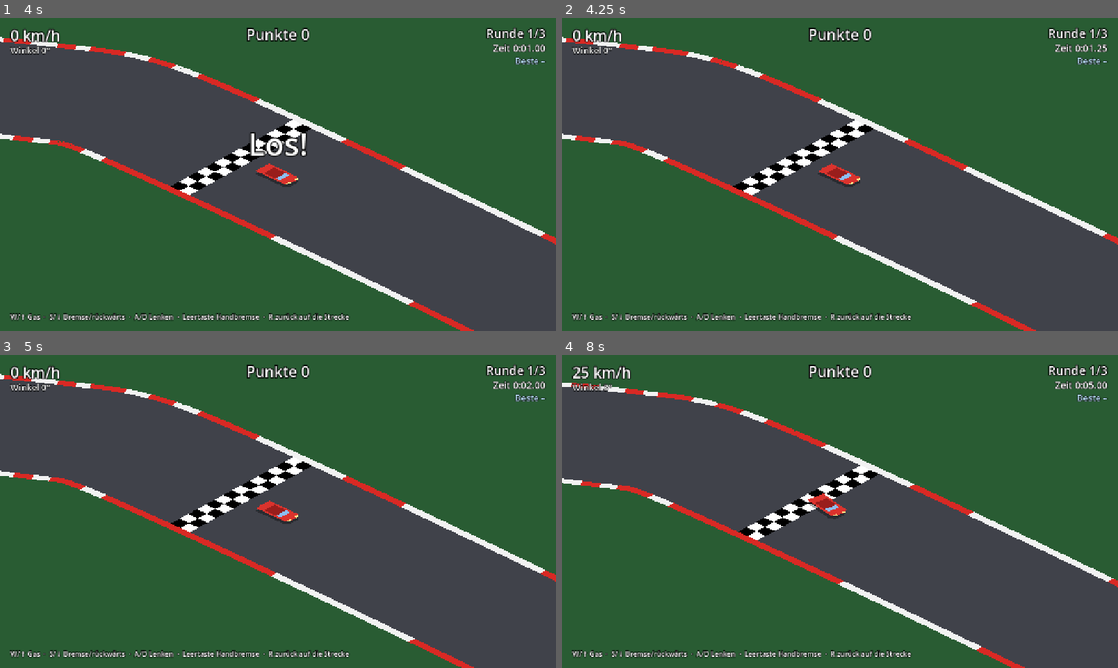
Above: before the commit, frames 1-4 (two rows, left to right).
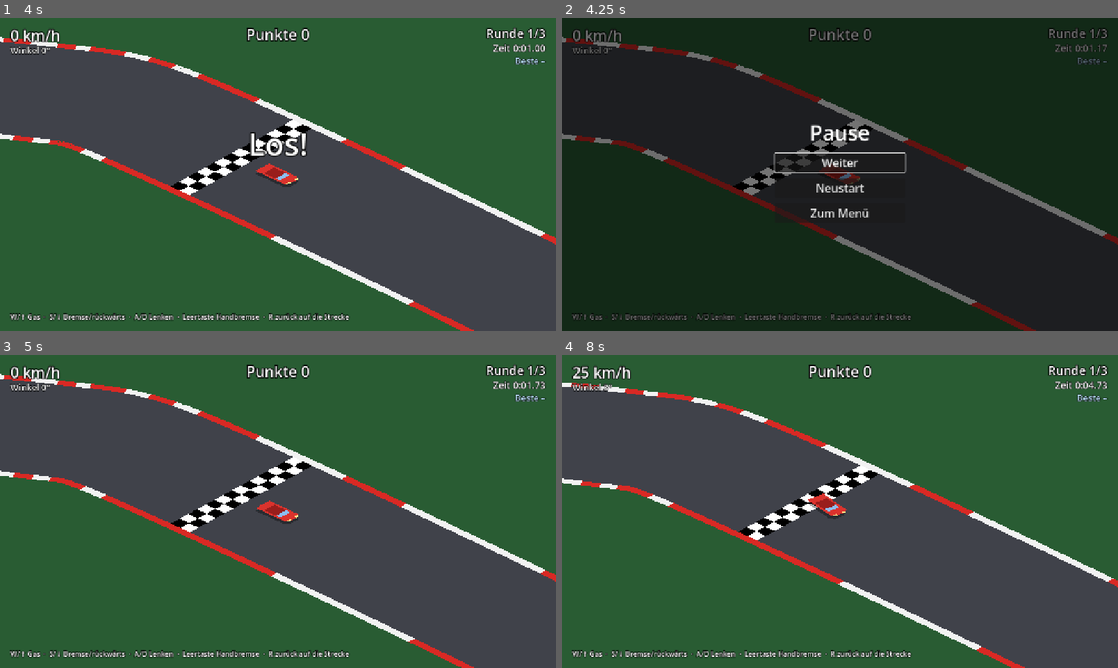
Above: after the commit, the same moments.

Repository: Mayo73/agenthub-backup
Game: Godot game, scene res://scenes/main.tscn
Same seed, same stepped clock (60 frames per second), same inputs: the game is played once before the commit and once after it.
Inputs:
- Up to frame 1 (4 s): tap Enter (neustart) at 0.5, 2, 2.75, 2.85 s; hold D (rechts) 0.53-1.28 s; hold S (bremse) 0.53-1.28 s; hold Down 1.28-2.03 s; tap W (gas) at 1.35 s; hold D (rechts) 2.03-2.78 s; hold Space (handbremse) 2.03-2.78 s; hold Up 2.78-3.53 s; hold A (links) from 3.53 s (still down); tap R (zuruecksetzen) at 3.6 s
- Up to frame 2 (4.25 s): keep holding A (links); tap Escape (pause) at 4.15 s
- Up to frame 3 (5 s): keep holding A (links); tap Keypad Enter at 4.35 s
- Up to frame 4 (8 s): release A (links) at 5.03 s; hold Down 5.03-5.78 s; hold S (bremse) 5.03-5.78 s; hold D (rechts) 5.78-6.53 s; tap W (gas) at 5.85 s; hold Up 6.53-7.28 s; hold Space (handbremse) 6.53-7.28 s; hold D (rechts) from 7.28 s (still down); tap Enter (neustart) at 7.35 s

Frame 1 is identical in both runs. In frame 2, 99% of the frame differs, in the area x 0-100%, y 0-100%; in frame 3, less than 0.1%; in frame 4, less than 0.1%.

Commit message:
T-0020: Pausemenü in die Rennszene einbauen
Erstellt vom lokalen Agent (Modell qwen3.5:35b-a3b, Versuch 1 von 3).

Diff:
--- a/scripts/main.gd
+++ b/scripts/main.gd
@@ -15,6 +15,7 @@
 var lap_timer: LapTimer
 var skid_marks: Node2D
 var race := RaceState.new()
+var pause_menu: CanvasLayer
 var ghost: Node2D
 var ghost_best: GhostLap = null
 var ghost_recording := GhostLap.new()
@@ -40,6 +41,10 @@
 	ghost.name = "Ghost"
 	world.add_child(ghost)
 	world.move_child(ghost, car.get_index())
+
+	pause_menu = preload("res://scenes/pause_menu.tscn").instantiate()
+	add_child(pause_menu)
+	pause_menu.restart_requested.connect(restart)
 
 
 func _physics_process(delta: float) -> void:
--- a/tests/test_main_wiring.gd
+++ b/tests/test_main_wiring.gd
@@ -72,3 +72,17 @@
 	var first: GhostLap = main.ghost_best
 	main.restart()
 	check(main.ghost_best == first, "ghost_best bleibt nach restart() erhalten")
+
+
+func test_pausemenue_ist_verdrahtet() -> void:
+	check(main.get_node("PauseMenu") != null, "PauseMenu-Node existiert in main")
+
+	check(main.pause_menu.restart_requested.is_connected(main.restart),
+	      "pause_menu.restart_requested ist mit main.restart verbunden")
+
+	main.race.phase = RaceState.Phase.FINISHED
+	main.pause_menu._on_restart()
+
+	check(main.race.phase == RaceState.Phase.COUNTDOWN,
+	      "main.race.phase ist COUNTDOWN nach _on_restart()")
+	check(not main.get_tree().paused, "get_tree().paused ist falsch nach _on_restart()")
